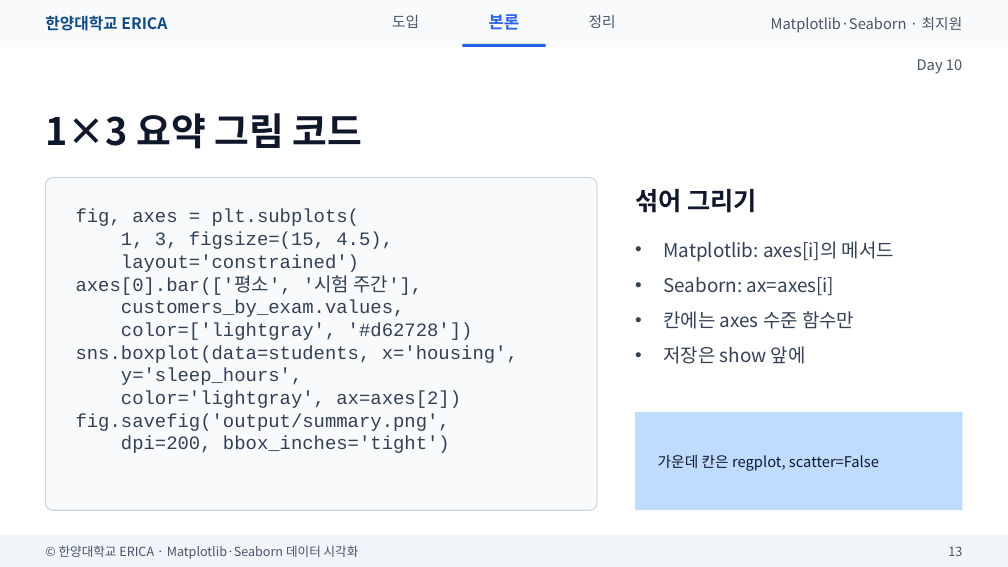
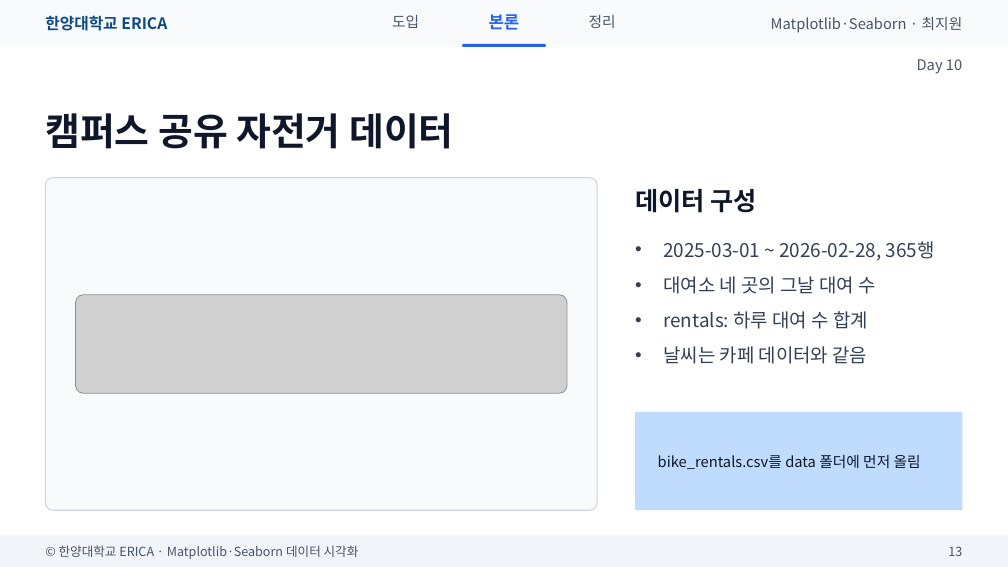
Before and after one commit to wonguwon/generate_lesson, a slide deck: slide 13 of materials/matplotlib-seaborn/ppt/Day10/Day10_미니프로젝트.pptx. Drawn at 1008x567 pixels with LibreOffice and Linux fonts; fonts in the diff are those of the drawing; grey boxes stand for pictures. Boxes give left, top, right and bottom in pixels: in the first picture for what was removed or moved away, otherwise in the second. Text is boxed around its words. In the diff, an @@ line names an element or a change of style, - is before the commit and + after.

```diff
--- a/materials/matplotlib-seaborn/ppt/Day10/Day10_미니프로젝트.pptx
+++ b/materials/matplotlib-seaborn/ppt/Day10/Day10_미니프로젝트.pptx
@@ title at (45, 113, 453, 149): text changed @@
-1×3 요약 그림 코드
+캠퍼스 공유 자전거 데이터
@@ text removed at (76, 209, 518, 453) @@
-fig, axes = plt.subplots(
-1, 3, figsize=(15, 4.5),
-layout='constrained')
-axes[0].bar(['평소', '시험 주간'],
-customers_by_exam.values,
-color=['lightgray', '#d62728'])
-sns.boxplot(data=students, x='housing',
-y='sleep_hours',
-color='lightgray', ax=axes[2])
-fig.savefig('output/summary.png',
-dpi=200, bbox_inches='tight')
@@ text at (635, 189, 756, 213): text changed @@
-섞어 그리기
+데이터 구성
@@ text at (663, 241, 935, 364): text changed @@
-• Matplotlib: axes[i]의 메서드
-• Seaborn: ax=axes[i]
-• 칸에는 axes 수준 함수만
-• 저장은 show 앞에
+• 2025-03-01 ~ 2026-02-28, 365행
+• 대여소 네 곳의 그날 대여 수
+• rentals: 하루 대여 수 합계
+• 날씨는 카페 데이터와 같음
@@ picture added at (76, 295, 567, 393) @@
@@ text at (658, 455, 921, 469): text changed @@
-가운데 칸은 regplot, scatter=False
+bike_rentals.csv를 data 폴더에 먼저 올림
```
Also in this commit, not shown: 13 other slides changed, 1 slide added, 4 slides removed, 3 other files.
